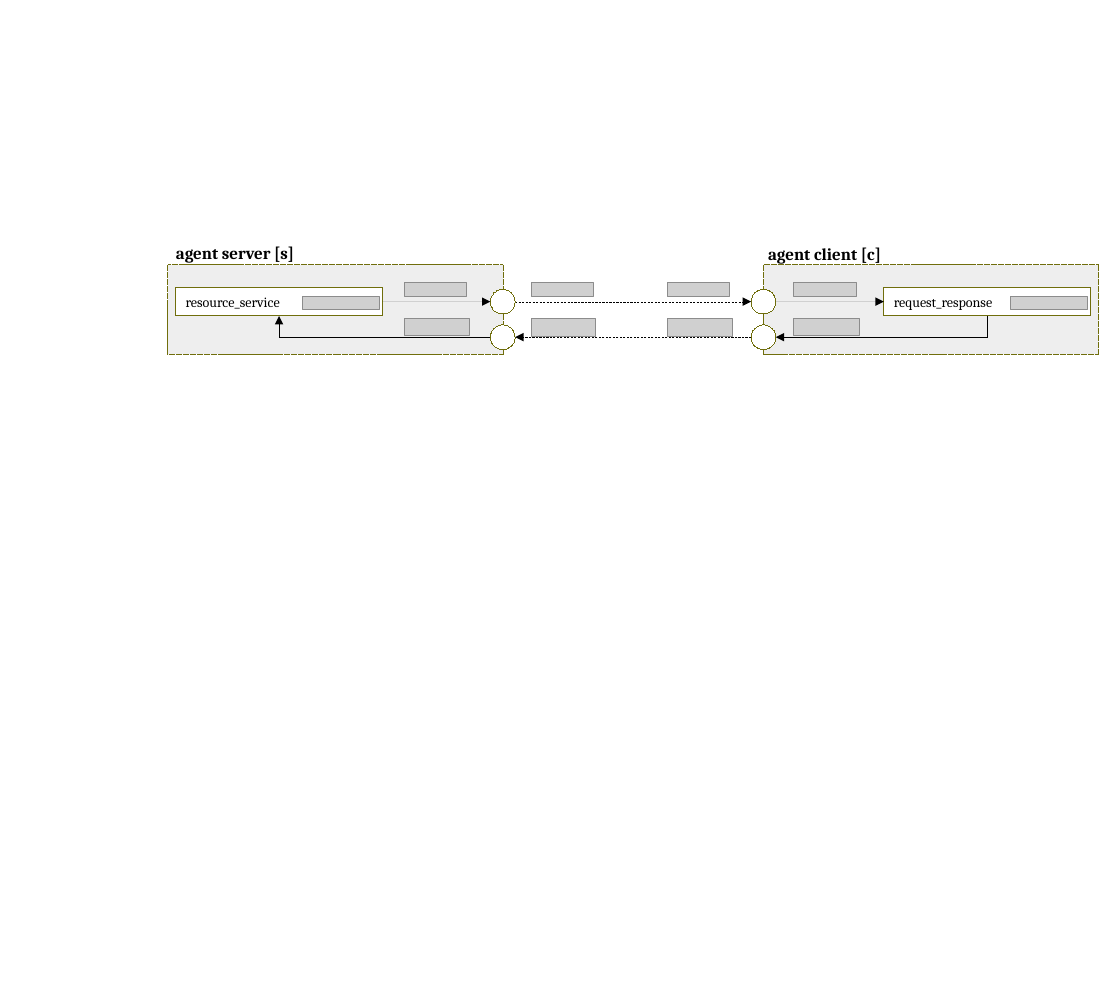
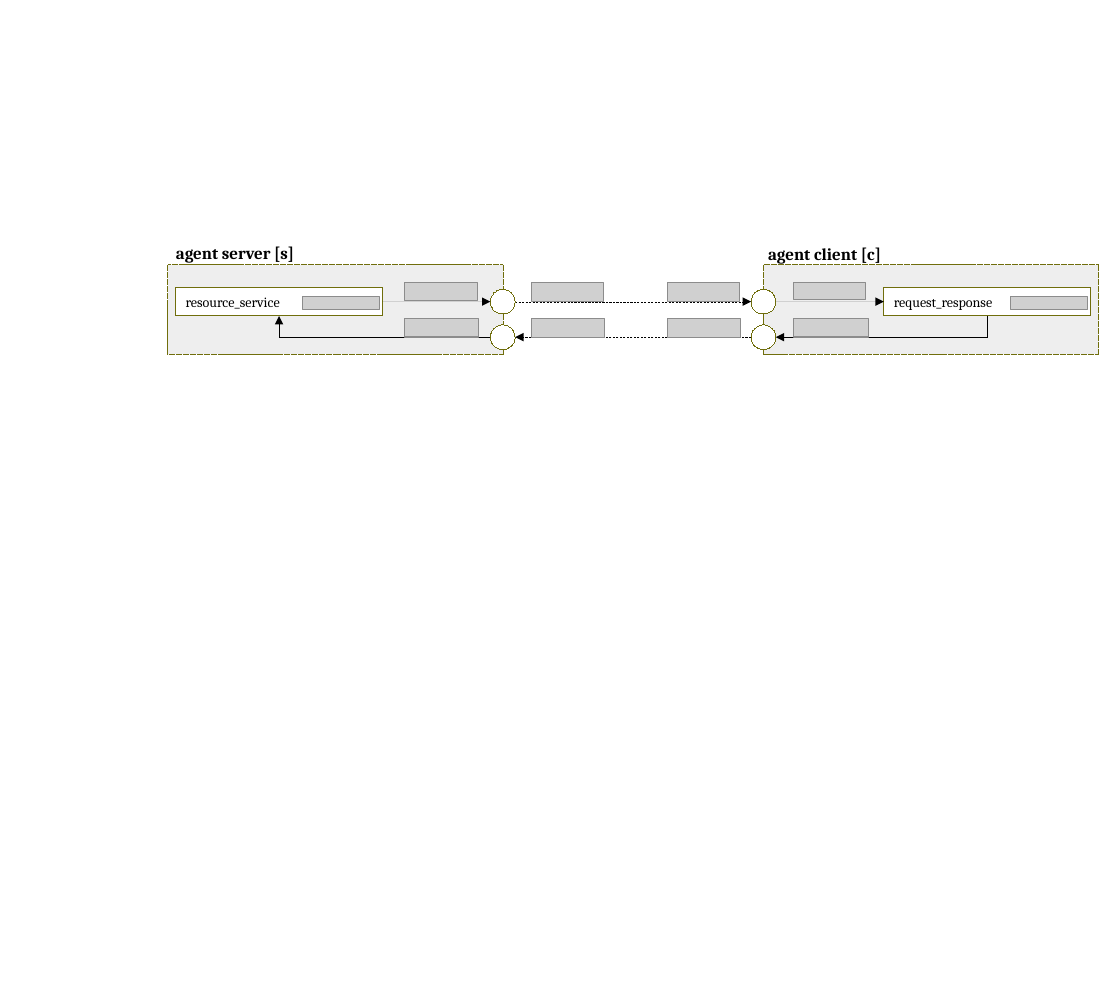
Before and after one commit to v-research/cybersecurity, a slide deck: slide 26 of images/v-research_images_v1.0.odp. Drawn at 1120x1000 pixels with LibreOffice and Linux fonts; fonts in the diff are those of the drawing; grey boxes stand for pictures; background and template pictures are left out. Boxes give left, top, right and bottom in pixels: in the first picture for what was removed or moved away, otherwise in the second. Text is boxed around its words. In the diff, an @@ line names an element or a change of style, - is before the commit and + after.

```diff
--- a/images/v-research_images_v1.0.odp
+++ b/images/v-research_images_v1.0.odp
@@ picture: place and size @@
-picture at <box>405,283,468,296</box>
+picture at <box>405,283,478,301</box>
@@ picture: place and size @@
-picture at <box>532,283,594,297</box>
+picture at <box>532,283,604,301</box>
@@ picture: place and size @@
-picture at <box>668,283,730,297</box>
+picture at <box>668,283,740,301</box>
@@ picture: place and size @@
-picture at <box>794,283,857,296</box>
+picture at <box>794,283,866,299</box>
@@ picture: place and size @@
-picture at <box>405,319,471,336</box>
+picture at <box>405,319,479,337</box>
@@ picture: place and size @@
-picture at <box>532,319,596,337</box>
+picture at <box>532,319,605,338</box>
@@ picture: place and size @@
-picture at <box>668,319,733,337</box>
+picture at <box>668,319,741,338</box>
@@ picture: place and size @@
-picture at <box>794,319,860,336</box>
+picture at <box>794,319,869,337</box>
```
Also in this commit, not shown: 1 other slide changed, 5 other files.
